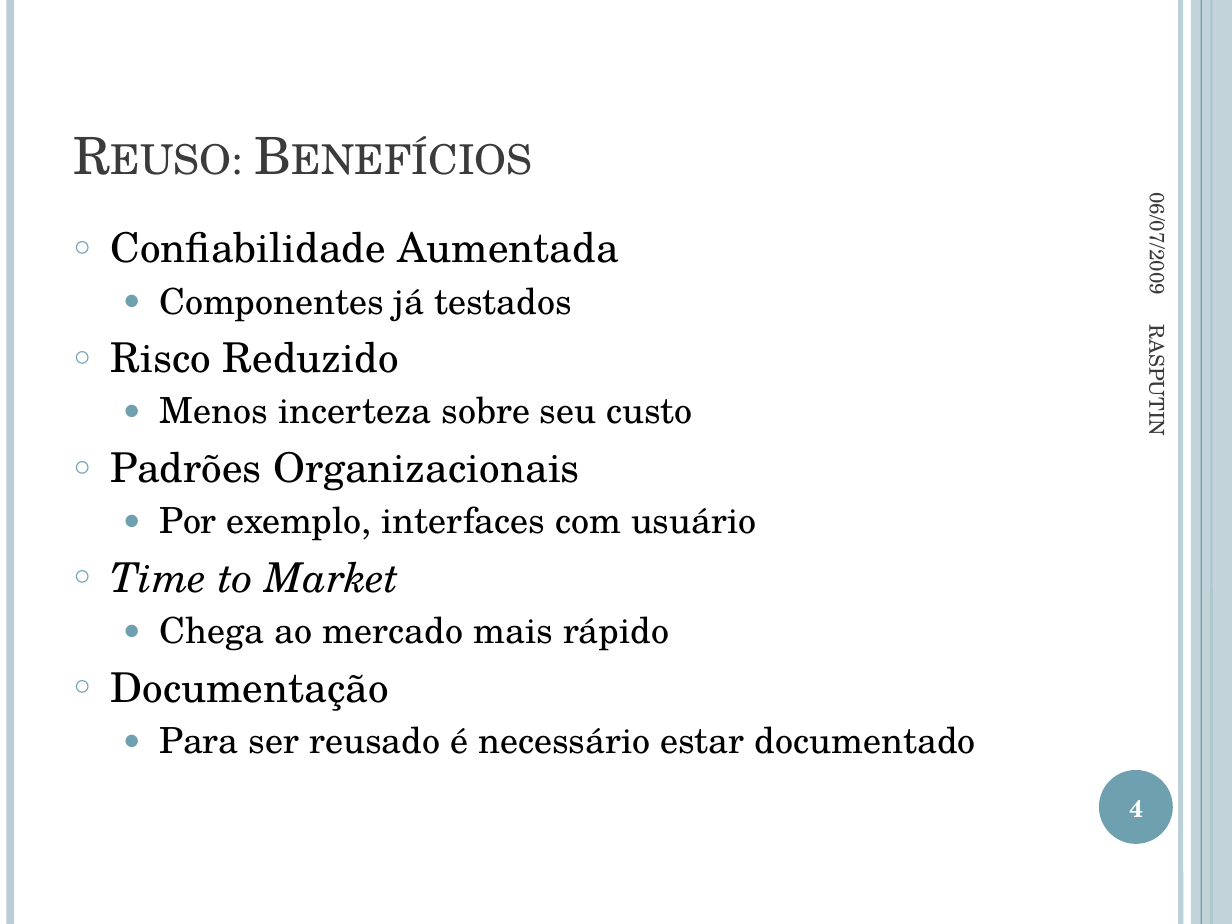
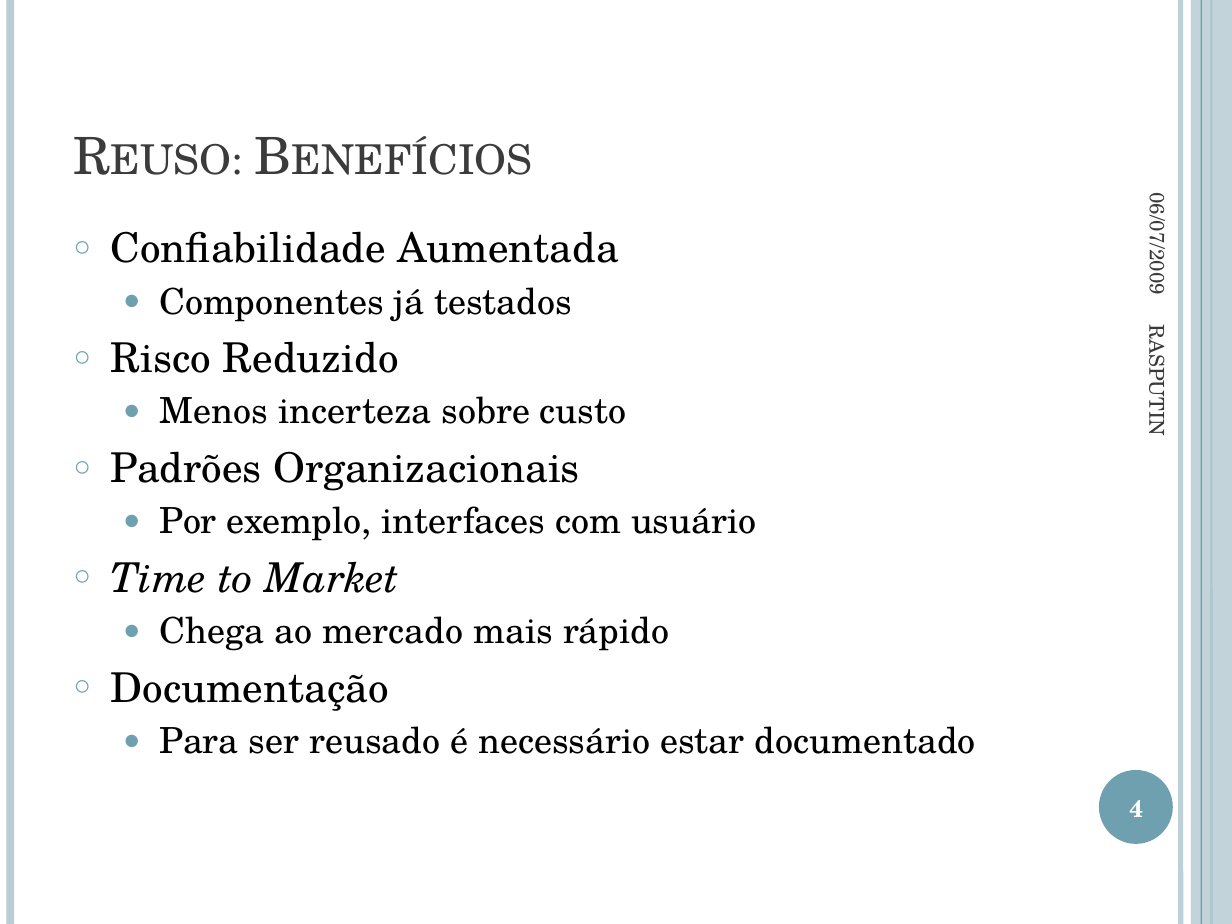
Before and after one commit to jmftrindade/ras4maven, a slide deck: slide 4 of PromotingSoftwareReuseWithRAS/RASPUTIN.pptx. Drawn at 1232x924 pixels with LibreOffice and Linux fonts; fonts in the diff are those of the drawing. Boxes give left, top, right and bottom in pixels: in the first picture for what was removed or moved away, otherwise in the second. Text is boxed around its words. In the diff, an @@ line names an element or a change of style, - is before the commit and + after.

```diff
--- a/PromotingSoftwareReuseWithRAS/RASPUTIN.pptx
+++ b/PromotingSoftwareReuseWithRAS/RASPUTIN.pptx
@@ text at box(160, 396, 626, 424): text changed @@
-  ● Menos incerteza sobre seu custo
+  ● Menos incerteza sobre custo
```
Also in this commit, not shown: 9 other slides changed, 1 other file.
